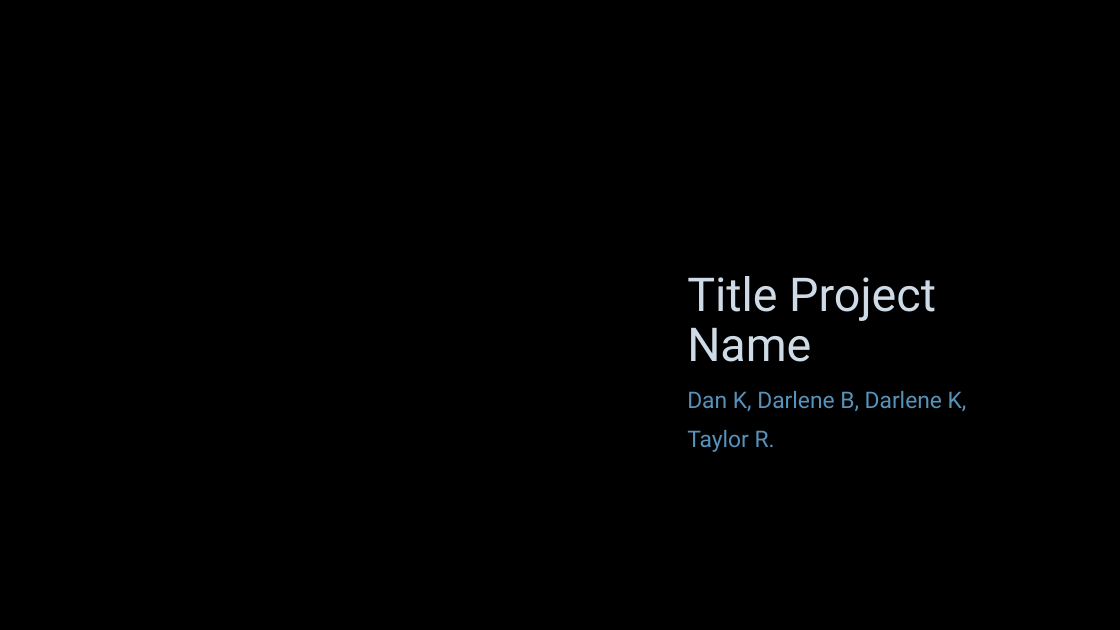
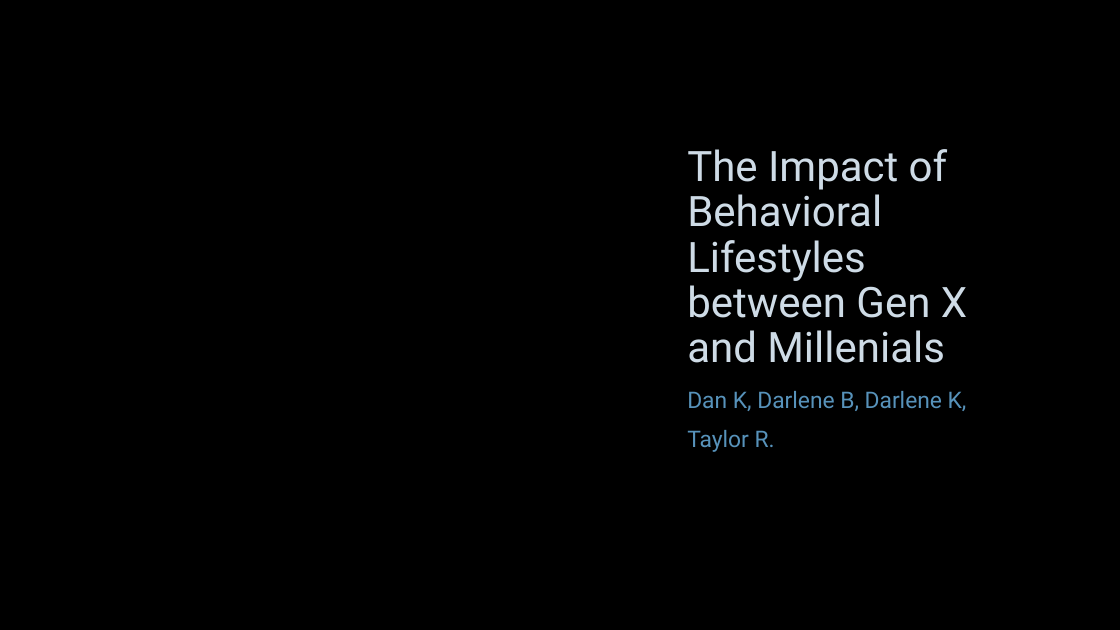
Before and after one commit to darkulzer/Project_1, a slide deck: slide 2 of Resources/Project1 Name[Group2].pptx. Drawn at 1120x630 pixels with LibreOffice and Linux fonts; fonts in the diff are those of the drawing; background and template pictures are left out. Boxes give left, top, right and bottom in pixels: in the first picture for what was removed or moved away, otherwise in the second. Text is boxed around its words. In the diff, an @@ line names an element or a change of style, - is before the commit and + after.

Commit message:
updated PowerPoint and project

```diff
--- a/Resources/Project1 Name[Group2].pptx
+++ b/Resources/Project1 Name[Group2].pptx
@@ title at (x1=687, y1=149, x2=967, y2=363): text changed; size 40 to 36 pt @@
-Title Project Name
+The Impact of Behavioral Lifestyles between Gen X and Millenials
```
Also in this commit, not shown: 6 other slides changed, 1 other file.
